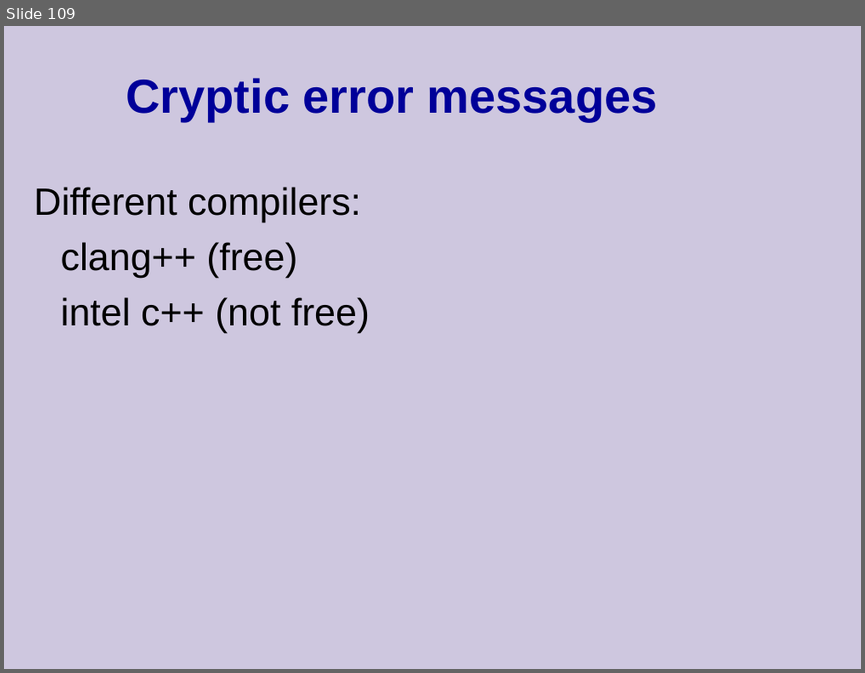
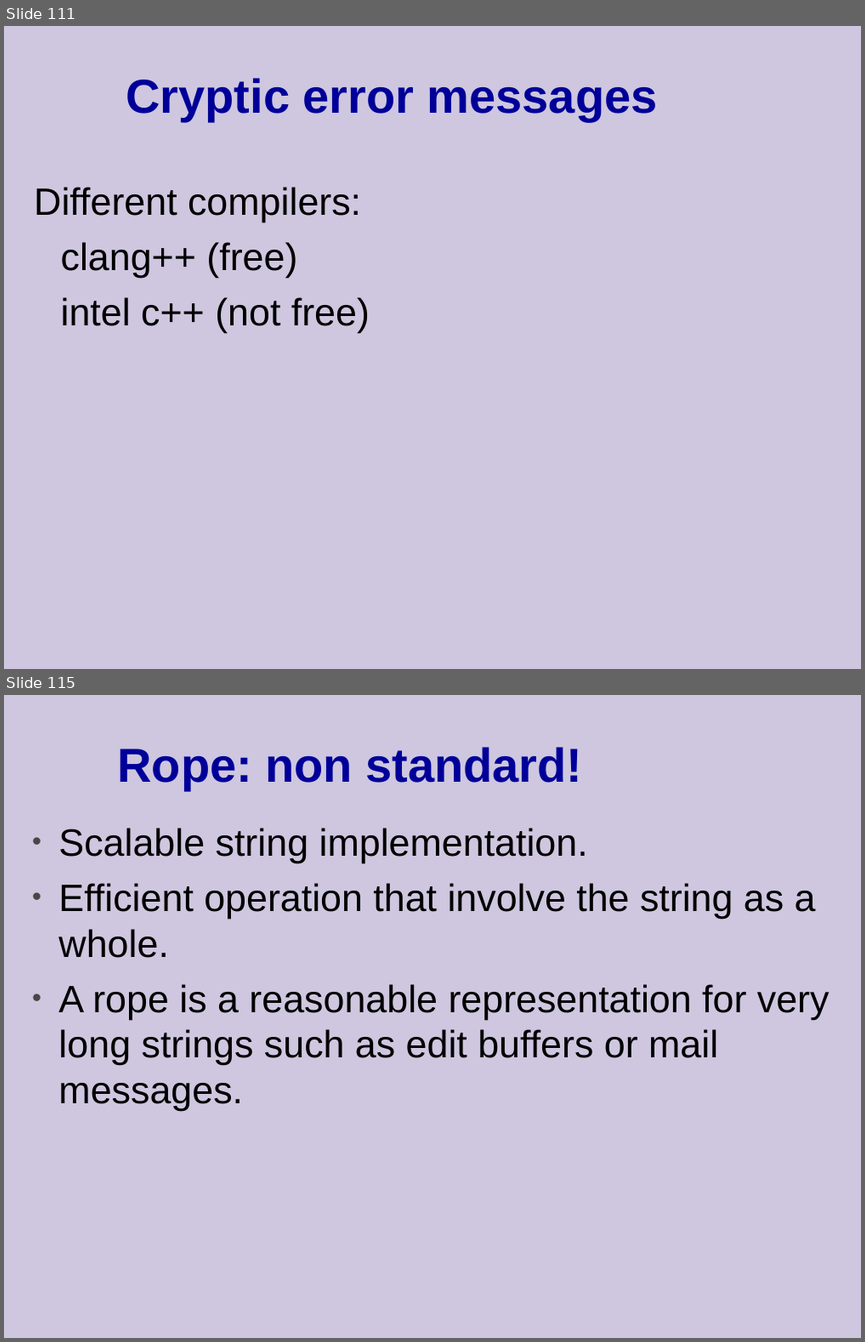
Before and after one commit to cpp-at-ariel/cpp-5778, a slide deck: week10-stl/slides-1-stl.odp. Shown one above the other, each under a label of ours: slide 109 before the commit, slides 111 and 115 after it; the slides between them are not shown. The pictures are 865x673 and 865x1342 pixels, drawn with LibreOffice and Linux fonts; fonts in the diff are those of the drawing. Boxes give left, top, right and bottom in pixels: in the first picture for what was removed or moved away, otherwise in the second. Text is boxed around its words. In the diff, an @@ line names an element or a change of style, - is before the commit and + after.

```diff
--- a/week10-stl/slides-1-stl.odp
+++ b/week10-stl/slides-1-stl.odp
@@ slide 115 added at box(4, 695, 861, 1338), background #CEC7DF @@
@@ title added at box(117, 747, 582, 789), 40 pt, text #000099, bold @@
+Rope: non standard!
@@ text added at box(58, 828, 829, 1111), 32 pt, text #000000 @@
+• Scalable string implementation.
+• Efficient operation that involve the string as a whole.
+• A rope is a reasonable representation for very long strings such as edit buffers or mail messages.
@@ what was slide 109 is now slide 111 @@
```
Also in this commit, not shown: 3 slides changed, 7 other slides added, 12 other files.
